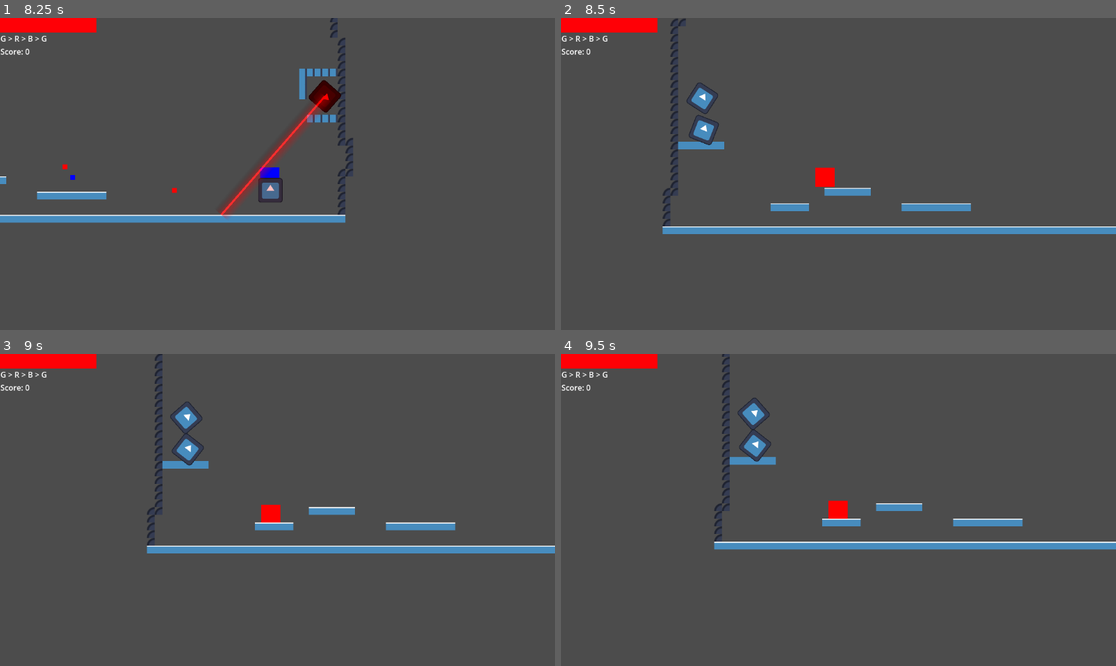
Above: before the commit, frames 1-4 (two rows, left to right).
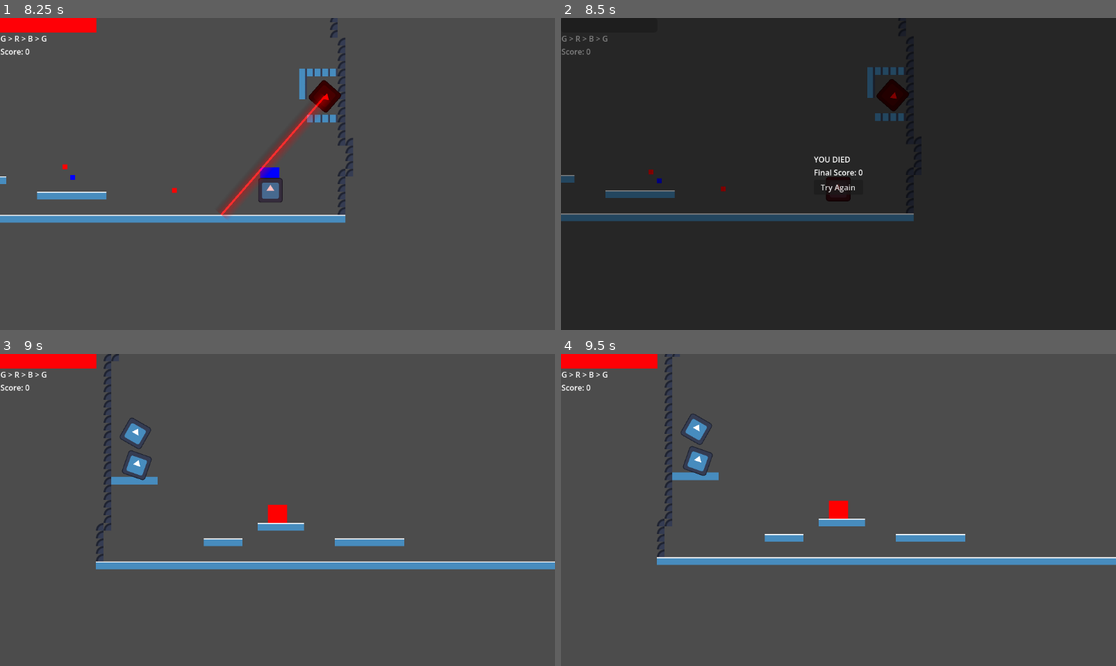
Above: after the commit, the same moments.

Repository: erlint1212/prosjekt-kristiania
Game: Godot game, scene res://levels/level_01.tscn
The game is run twice, just before and just after one commit, with the same random seed, the same clock (stepped at 60 frames per second) and the same inputs. The engine's default icon, where the game draws it, is replaced by a stand-in: a white triangle on a blue panel in a dark square.
Inputs (mouse positions are in pixels of both pictures, inside the frame that each line leads up to):
- Up to frame 1 (8.25 s): tap Enter at 0.5 s; move the mouse to (249, 236) at 0.52 s; press the mouse at (249, 236) at 0.53 s; hold D (move_right) 0.53-2.03 s; tap Space (jump) at 0.77, 1.52, 3.02, 3.77, 4.52, 6.02, 6.77, 7.52 s; move the mouse to (444, 220) at 1.27 s; release the mouse at (444, 220) at 1.28 s; click (444, 220) at 1.35 s; move the mouse to (111, 127) at 2.02 s; press the mouse at (111, 127) at 2.03 s; hold A (move_left) 2.03-4.28 s; tap 1 at 2.1, 5.85 s; move the mouse to (305, 174) at 2.77 s; release the mouse at (305, 174) at 2.78 s; tap 2 at 2.85, 6.6 s; click (305, 174) at 3.05 s; move the mouse to (194, 96) at 3.52 s; press the mouse at (194, 96) at 3.53 s; tap 3 at 3.6, 7.35 s; move the mouse to (399, 158) at 4.27 s; release the mouse at (399, 158) at 4.28 s; hold D (move_right) 4.28-8.03 s; click (399, 158) at 4.35 s; move the mouse to (166, 189) at 5.02 s; press the mouse at (166, 189) at 5.03 s; move the mouse to (333, 105) at 5.77 s; release the mouse at (333, 105) at 5.78 s; click (333, 105) at 6.05 s; move the mouse to (249, 236) at 6.52 s; press the mouse at (249, 236) at 6.53 s; move the mouse to (444, 220) at 7.27 s; release the mouse at (444, 220) at 7.28 s; click (444, 220) at 7.55 s; move the mouse to (111, 127) at 8.02 s; press the mouse at (111, 127) at 8.03 s; hold A (move_left) from 8.03 s (still down)
- Up to frame 2 (8.5 s): keep holding A (move_left)
- Up to frame 3 (9 s): release A (move_left) at 8.75 s; release the mouse at (111, 463) at 8.75 s; click (277, 522) at 8.75 s, where only the run after the commit has a clickable "Try Again"
- Up to frame 4 (9.5 s): no input

Frame 1 is identical in both runs. In frame 2, 100% of the frame differs, in the area x 0-100%, y 0-100%; in frame 3, 7.3%; in frame 4, 7.2%.

Commit message:
Added death screen

Diff:
--- a/characters/player/player.gd
+++ b/characters/player/player.gd
@@ -91,8 +91,12 @@
 func die() -> void:
 	player_died.emit()
 	print("Player Died!")
-	# For now, just reload the scene to try again
-	get_tree().reload_current_scene()
+
+	# REMOVED: get_tree().reload_current_scene()
+
+	# OPTIONAL: Hide the player so they look "dead" without deleting the script
+	visible = false
+	process_mode = Node.PROCESS_MODE_DISABLED # Stop moving/shooting
 
 func get_current_color_value() -> Color:
 	match current_color_state:
--- a/levels/level_01.gd
+++ b/levels/level_01.gd
@@ -6,8 +6,10 @@
 func _ready() -> void:
 	print("Level 1 Loaded")
 
-	# Connect Player Signal -> HUD Function
 	player.health_changed.connect(hud.update_health)
 
-	# Force an update right now so the bar starts full
+	# --- NEW CONNECTION ---
+	# When player dies -> Show HUD Game Over screen
+	player.player_died.connect(hud.show_game_over)
+
 	hud.update_health(player.current_health, player.max_health)
--- a/ui/hud.gd
+++ b/ui/hud.gd
@@ -3,15 +3,46 @@
 @onready var score_label = $Control/VBoxContainer/ScoreLabel
 @onready var health_bar = $Control/HealthBar
 
+# NEW VARIABLES
+@onready var death_screen = $DeathScreen
+@onready var final_score_label = $DeathScreen/VBoxContainer/FinalScoreLabel
+@onready var restart_button = $DeathScreen/VBoxContainer/RestartButton
 
 func _ready() -> void:
 	GameManager.score_updated.connect(_on_score_updated)
 	score_label.text = "Score: 0"
 
+	# Make sure it's hidden on start
+	death_screen.visible = false
+
+	# Connect the button via code (or you can do it via editor signals)
+	restart_button.pressed.connect(_on_restart_pressed)
+
 func _on_score_updated(new_score: int) -> void:
 	score_label.text = "Score: " + str(new_score)
 
-# --- NEW FUNCTION ---
 func update_health(current: int, max_hp: int) -> void:
 	health_bar.max_value = max_hp
 	health_bar.value = current
+
+# --- NEW FUNCTIONS ---
+
+func show_game_over() -> void:
+	# 1. Update the final score text
+	final_score_label.text = "Final Score: " + str(GameManager.score)
+
+	# 2. Show the overlay
+	death_screen.visible = true
+
+	# 3. PAUSE the game so enemies stop shooting
+	get_tree().paused = true
+
+func _on_restart_pressed() -> void:
+	# 1. Unpause the game (Important! Otherwise the next game starts frozen)
+	get_tree().paused = false
+
+	# 2. Reset Score
+	GameManager.score = 0
+
+	# 3. Reload the Level
+	get_tree().reload_current_scene()
--- a/ui/hud.tscn
+++ b/ui/hud.tscn
@@ -36,3 +36,48 @@
 
 [node name="ScoreLabel" type="Label" parent="Control/VBoxContainer" unique_id=1022811875]
 layout_mode = 2
+
+[node name="DeathScreen" type="Control" parent="." unique_id=1938613961]
+process_mode = 3
+visible = false
+layout_mode = 3
+anchors_preset = 15
+anchor_right = 1.0
+anchor_bottom = 1.0
+grow_horizontal = 2
+grow_vertical = 2
+
+[node name="ColorRect" type="ColorRect" parent="DeathScreen" unique_id=998410478]
+layout_mode = 1
+anchors_preset = 15
+anchor_right = 1.0
+anchor_bottom = 1.0
+grow_horizontal = 2
+grow_vertical = 2
+color = Color(0, 0, 0, 0.49803922)
+
+[node name="VBoxContainer" type="VBoxContainer" parent="DeathScreen" unique_id=1972359853]
+layout_mode = 1
+anchors_preset = 8
+anchor_left = 0.5
+anchor_top = 0.5
+anchor_right = 0.5
+anchor_bottom = 0.5
+offset_left = -20.0
+offset_top = -20.0
+offset_right = 20.0
+offset_bottom = 20.0
+grow_horizontal = 2
+grow_vertical = 2
+
+[node name="Label" type="Label" parent="DeathScreen/VBoxContainer" unique_id=954943300]
+layout_mode = 2
+text = "YOU DIED"
+
+[node name="FinalScoreLabel" type="Label" parent="DeathScreen/VBoxContainer" unique_id=1529540741]
+layout_mode = 2
+text = "Score: 0"
+
+[node name="RestartButton" type="Button" parent="DeathScreen/VBoxContainer" unique_id=350366359]
+layout_mode = 2
+text = "Try Again"
